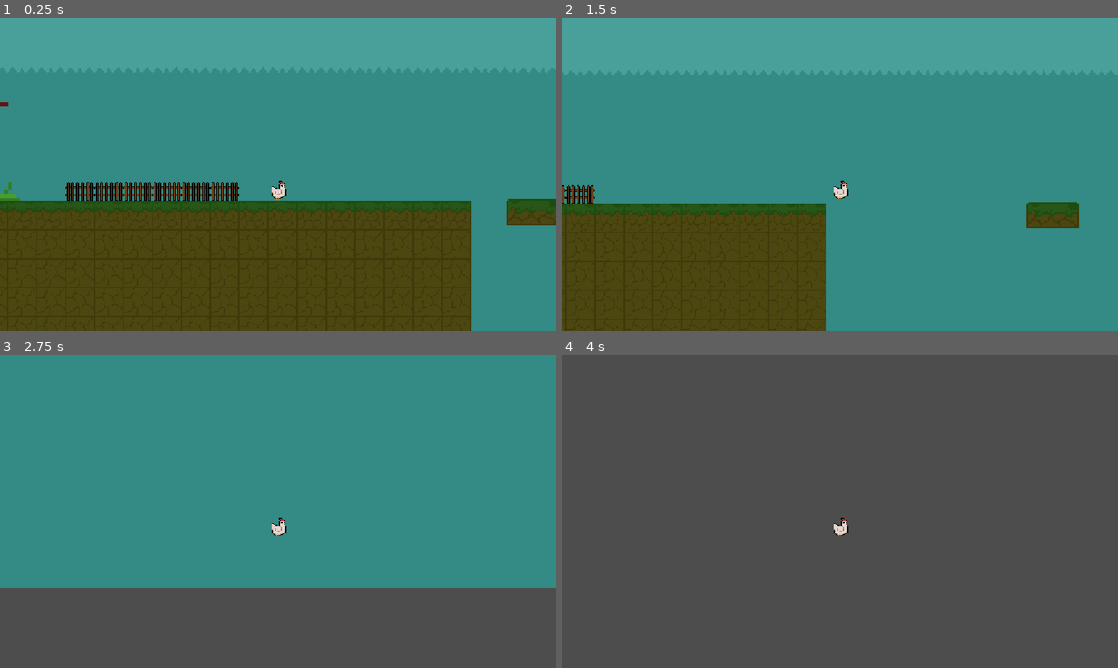
Above: before the commit, frames 1-4 (two rows, left to right).
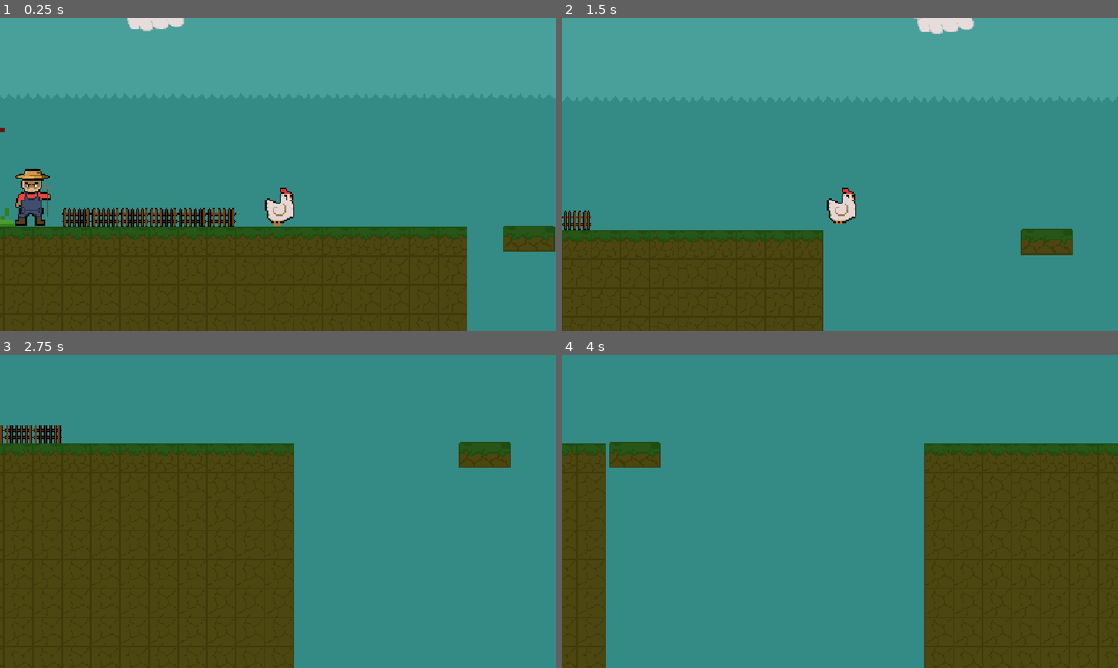
Above: after the commit, the same moments.

Repository: mahamfaisal165/Escape-from-the-farmer
Game: Godot game, scene res://scene/game.tscn
Two runs of this game, one before a commit and one after it. Both use one fixed random seed, a clock stepped at 60 frames per second and the inputs below. The project has no main scene, so this scene is started directly.
Inputs (mouse positions are in pixels of both pictures, inside the frame that each line leads up to):
- Up to frame 1 (0.25 s): no input
- Up to frame 2 (1.5 s): tap Enter (ui_accept) at 0.5 s; move the mouse to (962, 158) at 0.52 s; hold Right (right) from 0.53 s (still down); tap Space (jump) at 0.6, 0.77, 1.07 s; click (962, 158) at 0.67 s; move the mouse to (728, 190) at 1.27 s; tap Alt at 1.35 s
- Up to frame 3 (2.75 s): tap Space (jump) at 1.52, 1.55, 1.82, 2.3 s; move the mouse to (333, 442) at 2.02 s; release Right (right) at 2.03 s; hold Left (left) from 2.03 s (still down); tap Shift at 2.1 s
- Up to frame 4 (4 s): move the mouse to (812, 574) at 2.77 s; release Left (left) at 2.78 s; hold Right (right) from 2.78 s (still down); tap Space (jump) at 2.85, 3.02, 3.32, 3.77, 3.8 s; click (812, 574) at 2.92 s; move the mouse to (1006, 558) at 3.52 s; tap Alt at 3.6 s

The runs differ from the first frame. In frame 1, 14% of the frame differs, in the area x 0-100%, y 0-100%; in frame 2, 8.4%; in frame 3, 51%; in frame 4, 100%.

Commit message:
i have made my enemy

Diff:
--- /dev/null
+++ b/scene/enemy.gd
@@ -0,0 +1,85 @@
+extends CharacterBody2D
+
+# Movement & Jump parameters
+@export var speed: float = 110.0
+@export var jump_velocity: float = -380.0
+@export var player: Node2D
+
+var gravity = ProjectSettings.get_setting("physics/2d/default_gravity")
+
+# Faint State
+var is_fainting: bool = false
+
+@onready var sprite = $AnimatedSprite2D
+@onready var raycast = $RayCast2D
+@onready var hitbox = $Hitbox
+
+func _ready():
+	if raycast:
+		raycast.enabled = true
+
+	# Connect the Hitbox body_entered signal via code to detect the player
+	if hitbox:
+		hitbox.body_entered.connect(_on_hitbox_body_entered)
+
+func _physics_process(delta):
+	# Apply gravity
+	if not is_on_floor():
+		velocity.y += gravity * delta
+
+	# If fainting, stop horizontal movement and skip chase logic
+	if is_fainting:
+		velocity.x = move_toward(velocity.x, 0, speed)
+		move_and_slide()
+		return
+
+	# Auto-find player if not assigned
+	if not player:
+		player = get_tree().get_first_node_in_group("player")
+
+	if player:
+		var direction = sign(player.global_position.x - global_position.x)
+		velocity.x = direction * speed
+
+		# Update RayCast direction based on movement
+		if direction != 0:
+			sprite.flip_h = (direction < 0)
+			raycast.target_position.x = direction * 25.0
+
+		# Auto-Jump Obby Logic
+		var obstacle_ahead = raycast.is_colliding()
+		var player_is_higher = (player.global_position.y < global_position.y - 30.0)
+
+		if is_on_floor() and (obstacle_ahead or player_is_higher):
+			velocity.y = jump_velocity
+
+	move_and_slide()
+
+# Function called when the farmer touches the player
+func _on_hitbox_body_entered(body):
+	# If the farmer is not fainting and touches the player, restart the game/level
+	if not is_fainting and body.is_in_group("player"):
+		if body.has_method("die"):
+			body.die()
+		else:
+			# Quick fallback: restarts the current scene instantly
+			get_tree().reload_current_scene()
+
+# Function called when poop hits the enemy
+func hit_by_poop():
+	if is_fainting:
+		return
+
+	is_fainting = true
+	velocity.x = 0
+
+	if sprite.sprite_frames.has_animation("faint"):
+		sprite.play("faint")
+	else:
+		sprite.modulate = Color(0.5, 0.5, 0.5)
+
+	# Wait for 3 seconds of faint time
+	await get_tree().create_timer(3.0).timeout
+
+	sprite.modulate = Color(1, 1, 1)
+	is_fainting = false
--- /dev/null
+++ b/scene/enemy.tscn
@@ -0,0 +1,76 @@
+[gd_scene format=3 uid="uid://bgxoh6vaivuol"]
+
+[ext_resource type="Script" uid="uid://c8wlwnksua165" path="res://scene/enemy.gd" id="1_f87vc"]
+[ext_resource type="Texture2D" uid="uid://85w6gaevo6jx" path="res://assets/enemy.png" id="2_8u16h"]
+[ext_resource type="Texture2D" uid="uid://cp0py47130fwy" path="res://assets/faint enemy.png" id="2_b7koy"]
+
+[sub_resource type="AtlasTexture" id="AtlasTexture_yvcfn"]
+atlas = ExtResource("2_b7koy")
+region = Rect2(0, 0, 40, 40)
+
+[sub_resource type="AtlasTexture" id="AtlasTexture_4gyqm"]
+atlas = ExtResource("2_8u16h")
+region = Rect2(0, 0, 40, 40)
+
+[sub_resource type="AtlasTexture" id="AtlasTexture_qi2p4"]
+atlas = ExtResource("2_8u16h")
+region = Rect2(40, 0, 40, 40)
+
+[sub_resource type="AtlasTexture" id="AtlasTexture_iifgy"]
+atlas = ExtResource("2_8u16h")
+region = Rect2(0, 40, 40, 40)
+
+[sub_resource type="SpriteFrames" id="SpriteFrames_mel2l"]
+animations = [{
+"frames": [{
+"duration": 1.0,
+"texture": SubResource("AtlasTexture_yvcfn")
+}],
+"loop": 1,
+"name": &"faint",
+"speed": 5.0
+}, {
+"frames": [{
+"duration": 1.0,
+"texture": SubResource("AtlasTexture_4gyqm")
+}],
+"loop": 1,
+"name": &"idle",
+"speed": 5.0
+}, {
+"frames": [{
+"duration": 1.0,
+"texture": SubResource("AtlasTexture_qi2p4")
+}, {
+"duration": 1.0,
+"texture": SubResource("AtlasTexture_iifgy")
+}],
+"loop": 1,
+"name": &"walking",
+"speed": 5.0
+}]
+
+[sub_resource type="CapsuleShape2D" id="CapsuleShape2D_mel2l"]
+radius = 13.0
+height = 40.0
+
+[sub_resource type="CircleShape2D" id="CircleShape2D_mel2l"]
+radius = 23.409399
+
+[node name="enemy" type="CharacterBody2D" unique_id=1968464752]
+script = ExtResource("1_f87vc")
+
+[node name="AnimatedSprite2D" type="AnimatedSprite2D" parent="." unique_id=1388589196]
+sprite_frames = SubResource("SpriteFrames_mel2l")
+animation = &"idle"
+
+[node name="CollisionShape2D" type="CollisionShape2D" parent="." unique_id=533808704]
+shape = SubResource("CapsuleShape2D_mel2l")
+
+[node name="RayCast2D" type="RayCast2D" parent="." unique_id=932074062]
+target_position = Vector2(24, 0)
+
+[node name="Hitbox" type="Area2D" parent="." unique_id=14411301 groups=["enemy_hitbox"]]
+
+[node name="CollisionShape2D" type="CollisionShape2D" parent="Hitbox" unique_id=446547313]
+shape = SubResource("CircleShape2D_mel2l")
--- a/scene/game.tscn
+++ b/scene/game.tscn
@@ -7,6 +7,7 @@
 [ext_resource type="Texture2D" uid="uid://c2eqng6mfi6al" path="res://assets/fence.png" id="4_xlg7c"]
 [ext_resource type="Texture2D" uid="uid://dukp83sv1ddsa" path="res://assets/clouds.png" id="5_xlg7c"]
 [ext_resource type="PackedScene" uid="uid://sidshkh0ekmy" path="res://scene/platform.tscn" id="7_qpk70"]
+[ext_resource type="PackedScene" uid="uid://bgxoh6vaivuol" path="res://scene/enemy.tscn" id="8_ll5lq"]
 
 [sub_resource type="TileSetAtlasSource" id="TileSetAtlasSource_p1ry8"]
 texture = ExtResource("2_33cqm")
@@ -63,7 +64,8 @@
 sources/0 = SubResource("TileSetAtlasSource_ll5lq")
 
 [sub_resource type="Animation" id="Animation_qpk70"]
-length = 0.001
+length = 2.0
+loop_mode = 2
 tracks/0/type = "value"
 tracks/0/imported = false
 tracks/0/enabled = true
@@ -71,10 +73,10 @@
 tracks/0/interp = 1
 tracks/0/loop_wrap = true
 tracks/0/keys = {
-"times": PackedFloat32Array(0),
-"transitions": PackedFloat32Array(1),
+"times": PackedFloat32Array(0, 2),
+"transitions": PackedFloat32Array(1, 1),
 "update": 0,
-"values": [Vector2(318, 56)]
+"values": [Vector2(318, 56), Vector2(677, 56)]
 }
 
 [sub_resource type="Animation" id="Animation_ll5lq"]
@@ -110,12 +112,14 @@
 region_rect = Rect2(40.7632, 76.69739, 39.2368, 43.302612)
 
 [node name="player" parent="." unique_id=1313341735 instance=ExtResource("1_5kiuu")]
-position = Vector2(17, 22)
+position = Vector2(25, 7)
+scale = Vector2(2, 2)
 
 [node name="Camera2D" type="Camera2D" parent="player" unique_id=809721473]
 position = Vector2(-3.3333335, -20.333332)
 zoom = Vector2(1.5, 1.5)
-limit_left = -10000004
+limit_left = -600
+limit_bottom = 350
 
 [node name="blocks" type="TileMap" parent="." unique_id=804813791]
 tile_set = SubResource("TileSet_mel2l")
@@ -144,4 +148,8 @@
 
 [node name="AnimationPlayer" type="AnimationPlayer" parent="platform" unique_id=1401014885]
 libraries/ = SubResource("AnimationLibrary_17rxn")
-autoplay = &"gi"
+autoplay = &"RESET"
+
+[node name="enemy" parent="." unique_id=1968464752 instance=ExtResource("8_ll5lq")]
+position = Vector2(-321, 0)
+scale = Vector2(2, 2)
Not shown, added: scene/enemy.gd.uid
